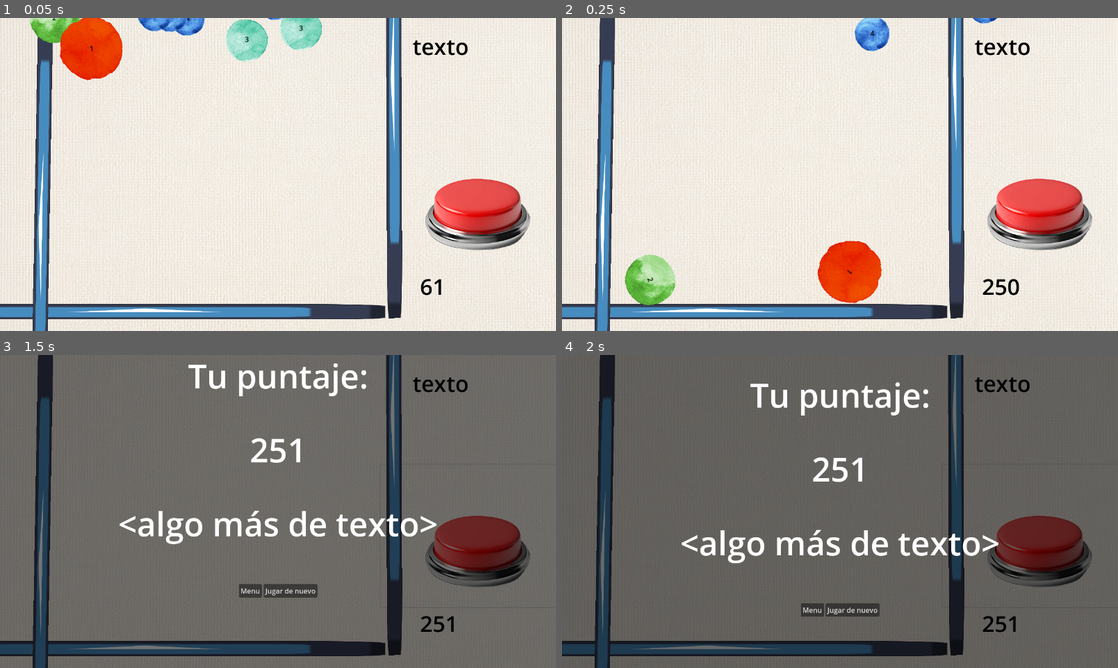
Above: before the commit, frames 1-4 (two rows, left to right).
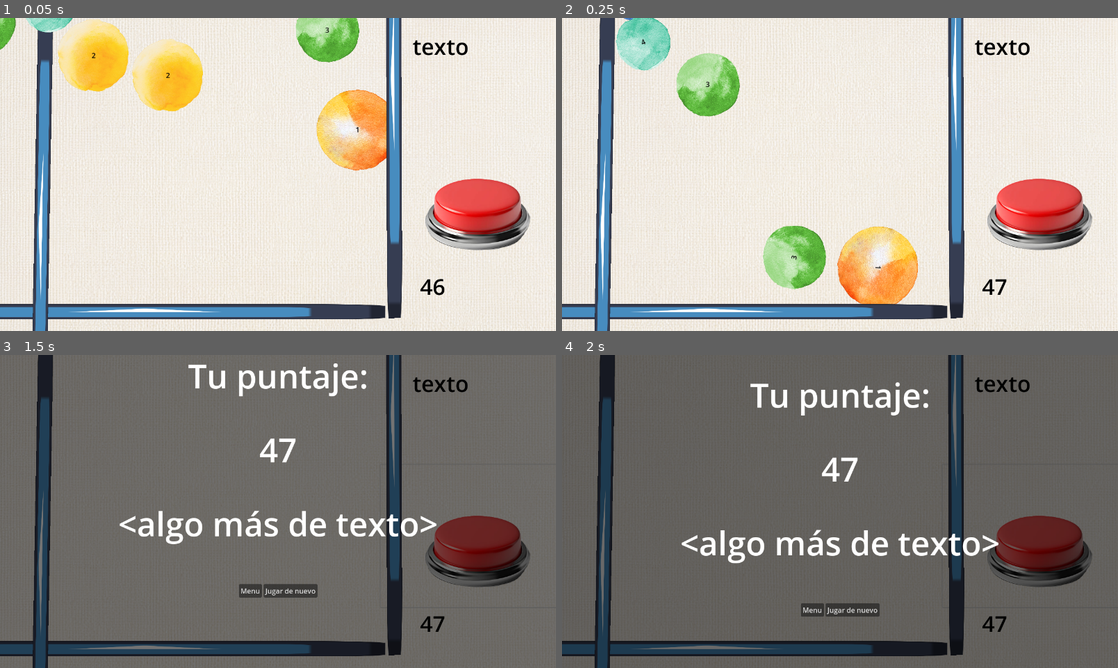
Above: after the commit, the same moments.

Repository: EmpanadaDeAbuela/fusion
Game: Godot game, scene res://Scenes/main.tscn
The game is run twice, just before and just after one commit, with the same random seed, the same clock (stepped at 60 frames per second) and the same inputs. The engine's default icon, where the game draws it, is replaced by a stand-in: a white triangle on a blue panel in a dark square.
Inputs (mouse positions are in pixels of both pictures, inside the frame that each line leads up to):
- Up to frame 1 (0.05 s): no input
- Up to frame 2 (0.25 s): no input
- Up to frame 3 (1.5 s): click (478, 536) at 0.5 s; click "Jugar de nuevo" at 1.25 s
- Up to frame 4 (2 s): no input

The runs differ from the first frame. In frame 1, 11% of the frame differs, in the area x 0-80%, y 0-89%; in frame 2, 10%; in frame 3, 0.5%; in frame 4, 0.5%.

Commit message:
sprites bolas

Diff:
--- a/Scripts/sprite.gd
+++ b/Scripts/sprite.gd
@@ -7,10 +7,13 @@
 @onready var label = $"../Label"
 
 var rojo = preload("res://Sprites/bolas/rojo.png")
+var naranja = preload("res://Sprites/bolas/naranja.png")
+var amarillo = preload("res://Sprites/bolas/amarillo.png")
 var verde = preload("res://Sprites/bolas/verde.png")
 var cian = preload("res://Sprites/bolas/cian.png")
 var azul = preload("res://Sprites/bolas/azul.png")
 var violeta = preload("res://Sprites/bolas/violeta.png")
+var rosa = preload("res://Sprites/bolas/rosa.png")
 
 
 var instanciadaDesdeEditor := false
@@ -35,7 +38,7 @@
 	explosionRange.scale = vectorCant
 
 func setRandomMeta():
-	var type = randi() % 6
+	var type = randi() % 8
 	get_parent().set_meta("type", type)
 
 func setSprite(setRandomONo:bool):
@@ -51,25 +54,31 @@
 			#sprite.modulate = Color.RED
 			agrandar(2.5)
 		1:
-			sprite.texture = rojo
-			sprite.modulate = Color.DARK_ORANGE
+			sprite.texture = naranja
+			#sprite.modulate = Color.DARK_ORANGE
+			agrandar(2.25)
+		2:
+			sprite.texture = amarillo
+			#sprite.modulate = Color.YELLOW
 			agrandar(2)
-		2:
+		3:
 			sprite.texture = verde
-			#sprite.modulate = Color.YELLOW
+			#sprite.modulate = Color.GREEN
+			agrandar(1.75)
+		4:
+			sprite.texture = cian
+			#sprite.modulate = Color.BLUE
 			agrandar(1.5)
-		3:
-			sprite.texture = cian
-			#sprite.modulate = Color.GREEN
-			agrandar(1.2)
-		4:
+		5:
 			sprite.texture = azul
-			#sprite.modulate = Color.BLUE
+			#sprite.modulate = Color.PURPLE
+			agrandar(1.25)
+		6:
+			sprite.texture = violeta
 			agrandar(1)
-		5:
-			sprite.texture = violeta
-			#sprite.modulate = Color.PURPLE
-			agrandar(0.8)
+		7:
+			sprite.texture = rosa
+			agrandar(0.75)
 
 func setComponents():
 	sprite = $"../Sprite2D"
Binary file added: Sprites/bolas/amarillo.png
Not shown, added: Sprites/bolas/amarillo.png.import
Binary file changed: Sprites/bolas/azul.png
Binary file changed: Sprites/bolas/cian.png
Binary file added: Sprites/bolas/naranja.png
Not shown, added: Sprites/bolas/naranja.png.import
Binary file changed: Sprites/bolas/rojo.png
Binary file added: Sprites/bolas/rosa.png
Not shown, added: Sprites/bolas/rosa.png.import
Binary file changed: Sprites/bolas/verde.png
Binary file changed: Sprites/bolas/violeta.png
